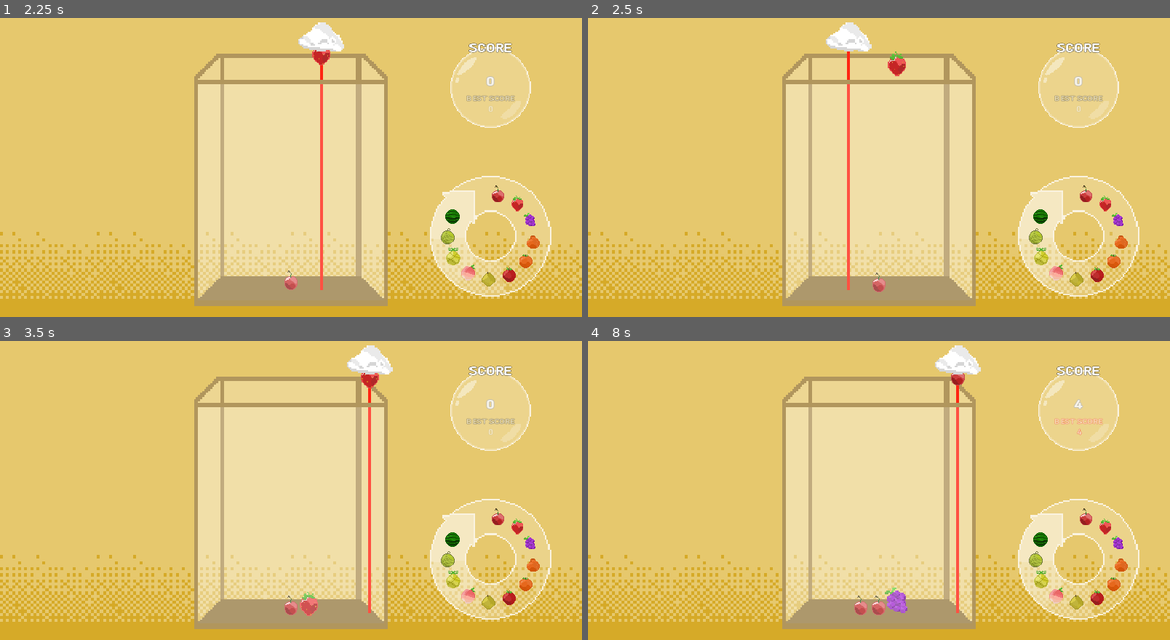
Above: before the commit, frames 1-4 (two rows, left to right).
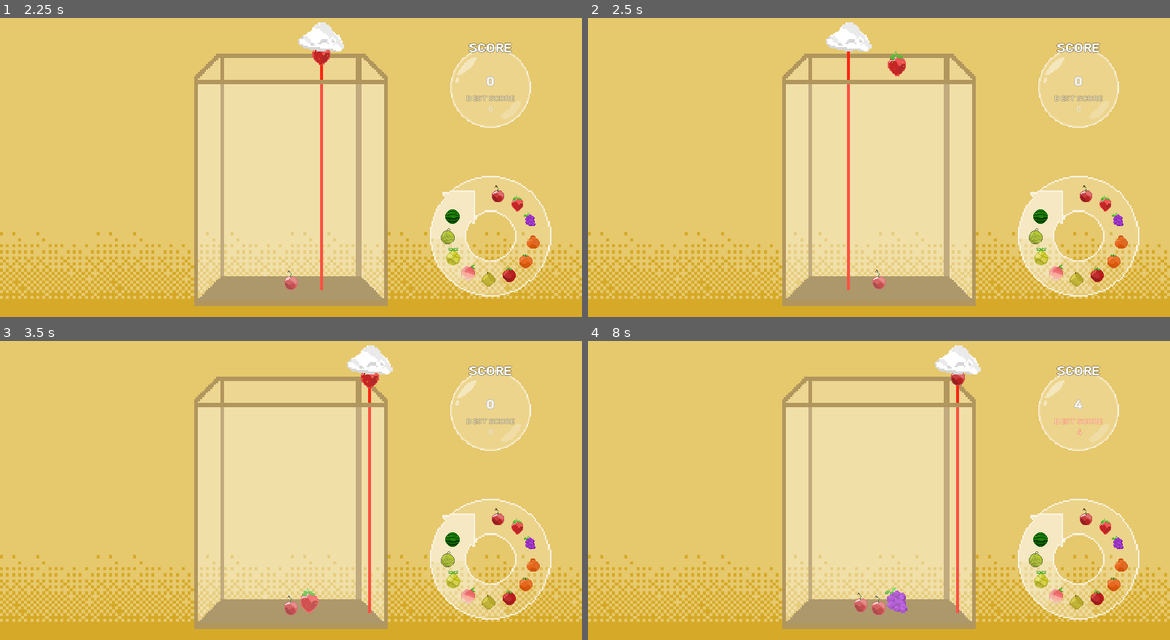
Above: after the commit, the same moments.

Repository: turtle85917/SuikaGame-Godot
Game: Godot game, scene res://Scenes/Main.tscn
The game is run twice, just before and just after one commit, with the same random seed, the same clock (stepped at 60 frames per second) and the same inputs. The project has no main scene, so this scene is started directly.
Inputs:
- Up to frame 1 (2.25 s): click "Start" at 0.5 s; tap Enter at 1.25 s; hold Right (right) 1.28-2.03 s; tap Space (jump) at 1.52, 2 s; hold Left (left) from 2.03 s (still down)
- Up to frame 2 (2.5 s): keep holding Left (left); tap Space (jump) at 2.27 s
- Up to frame 3 (3.5 s): release Left (left) at 2.78 s; hold Right (right) from 2.78 s (still down)
- Up to frame 4 (8 s): tap Space (jump) at 3.77, 4.52, 5.27, 6.5, 6.77, 7.52 s; tap Enter at 4.25 s; release Right (right) at 4.28 s; hold Left (left) 4.28-6.53 s; hold Right (right) from 6.53 s (still down)

Frame 1 is identical in both runs. In frame 2, less than 0.1% of the frame differs, in the area x 48-52%, y 84-92%; in frame 3, 0.1%, in the area x 51-55%, y 82-92%; in frame 4, less than 0.1%.

Commit message:
rename: organize files

Diff:
--- a/Materials/FruitPhysicsMaterial.tres
+++ /dev/null
@@ -1,4 +0,0 @@
-[gd_resource type="PhysicsMaterial" format=3 uid="uid://bf224yxh4cdvl"]
-
-[resource]
-bounce = 0.1
--- a/Prefabs/Background.tscn
+++ b/Prefabs/Background.tscn
@@ -1,7 +1,7 @@
 [gd_scene load_steps=3 format=3 uid="uid://co8mrsx7lklsh"]
 
-[ext_resource type="Texture2D" uid="uid://b082hjdtb6ycp" path="res://Sprites/rectangle.png" id="1_0cox1"]
-[ext_resource type="Texture2D" uid="uid://y40y55vs8hn3" path="res://Sprites/background.png" id="2_ombcg"]
+[ext_resource type="Texture2D" uid="uid://b082hjdtb6ycp" path="res://Sprites/UI/rectangle.png" id="1_0cox1"]
+[ext_resource type="Texture2D" uid="uid://y40y55vs8hn3" path="res://Sprites/Common/background.png" id="2_ombcg"]
 
 [node name="Background" type="Node2D"]
 z_index = -4096
--- a/Prefabs/Fruit.tscn
+++ b/Prefabs/Fruit.tscn
@@ -1,8 +1,10 @@
 [gd_scene load_steps=12 format=3 uid="uid://d2eqi7ox8155s"]
 
-[ext_resource type="PhysicsMaterial" uid="uid://bf224yxh4cdvl" path="res://Materials/FruitPhysicsMaterial.tres" id="1_1eegl"]
-[ext_resource type="Script" path="res://Scripts/Fruit.gd" id="1_f38tn"]
-[ext_resource type="Texture2D" uid="uid://d6pi2eeqswpl" path="res://Sprites/fruits.png" id="1_tv4cc"]
+[ext_resource type="Script" path="res://Scripts/Game/Fruit.gd" id="2_6vuy6"]
+[ext_resource type="Texture2D" uid="uid://d6pi2eeqswpl" path="res://Sprites/Game/fruits.png" id="2_bi38u"]
+
+[sub_resource type="PhysicsMaterial" id="PhysicsMaterial_vl8n4"]
+bounce = 0.15
 
 [sub_resource type="CircleShape2D" id="CircleShape2D_3je1s"]
 radius = 9.6
@@ -41,14 +43,14 @@
 alpha_curve = SubResource("CurveTexture_fm2xi")
 
 [node name="Fruit" type="RigidBody2D" groups=["Fruit"]]
-physics_material_override = ExtResource("1_1eegl")
+physics_material_override = SubResource("PhysicsMaterial_vl8n4")
 max_contacts_reported = 9999
 contact_monitor = true
-script = ExtResource("1_f38tn")
+script = ExtResource("2_6vuy6")
 
 [node name="Sprite" type="Sprite2D" parent="."]
 scale = Vector2(1.5, 1.5)
-texture = ExtResource("1_tv4cc")
+texture = ExtResource("2_bi38u")
 hframes = 11
 
 [node name="Collision" type="CollisionShape2D" parent="."]
--- a/Scenes/Game.tscn
+++ b/Scenes/Game.tscn
@@ -1,13 +1,13 @@
 [gd_scene load_steps=15 format=3 uid="uid://b16xovlfqqyik"]
 
-[ext_resource type="Script" path="res://Scripts/Game.gd" id="1_5beoy"]
-[ext_resource type="Texture2D" uid="uid://7tuwpnpttdrm" path="res://Sprites/case.png" id="1_yq2lv"]
-[ext_resource type="Texture2D" uid="uid://di8g6iv1psk23" path="res://Sprites/case_glass.png" id="2_jis63"]
-[ext_resource type="Texture2D" uid="uid://cihc0rfvs4hlv" path="res://Sprites/cloud.png" id="3_8phbk"]
-[ext_resource type="Script" path="res://Scripts/Player.gd" id="5_itl8i"]
-[ext_resource type="Texture2D" uid="uid://cuyxbh6inwf14" path="res://Sprites/fruit-levels.png" id="6_tr7en"]
-[ext_resource type="Texture2D" uid="uid://d6pi2eeqswpl" path="res://Sprites/fruits.png" id="7_pctym"]
-[ext_resource type="Texture2D" uid="uid://bhekpppl56xa7" path="res://Sprites/bubble.png" id="8_it0qk"]
+[ext_resource type="Script" path="res://Scripts/Game/Game.gd" id="1_5beoy"]
+[ext_resource type="Texture2D" uid="uid://7tuwpnpttdrm" path="res://Sprites/Case/case.png" id="1_yq2lv"]
+[ext_resource type="Texture2D" uid="uid://di8g6iv1psk23" path="res://Sprites/Case/case_glass.png" id="2_jis63"]
+[ext_resource type="Texture2D" uid="uid://cihc0rfvs4hlv" path="res://Sprites/Game/cloud.png" id="3_8phbk"]
+[ext_resource type="Script" path="res://Scripts/Game/Player.gd" id="5_itl8i"]
+[ext_resource type="Texture2D" uid="uid://cuyxbh6inwf14" path="res://Sprites/UI/fruit-levels.png" id="6_tr7en"]
+[ext_resource type="Texture2D" uid="uid://d6pi2eeqswpl" path="res://Sprites/Game/fruits.png" id="7_pctym"]
+[ext_resource type="Texture2D" uid="uid://bhekpppl56xa7" path="res://Sprites/UI/bubble.png" id="8_it0qk"]
 [ext_resource type="FontFile" uid="uid://bpydjvme15h2g" path="res://Fonts/Cafe24Ssurround-v2.0.ttf" id="9_57rmj"]
 [ext_resource type="PackedScene" uid="uid://co8mrsx7lklsh" path="res://Prefabs/Background.tscn" id="9_iikne"]
 
--- a/Scenes/GameOver.tscn
+++ b/Scenes/GameOver.tscn
@@ -1,9 +1,9 @@
 [gd_scene load_steps=8 format=3 uid="uid://cp4t4iqniowif"]
 
-[ext_resource type="Script" path="res://Scripts/GameOverControl.gd" id="1_67tid"]
-[ext_resource type="Texture2D" uid="uid://bhekpppl56xa7" path="res://Sprites/bubble.png" id="1_mcqm7"]
+[ext_resource type="Script" path="res://Scripts/GameOver/GameOver.gd" id="1_32l3p"]
+[ext_resource type="Texture2D" uid="uid://bhekpppl56xa7" path="res://Sprites/UI/bubble.png" id="1_mcqm7"]
 [ext_resource type="FontFile" uid="uid://bpydjvme15h2g" path="res://Fonts/Cafe24Ssurround-v2.0.ttf" id="2_rbdbf"]
-[ext_resource type="Texture2D" uid="uid://bhc712bmn53bj" path="res://Sprites/button.png" id="3_er1v1"]
+[ext_resource type="Texture2D" uid="uid://bhc712bmn53bj" path="res://Sprites/UI/button.png" id="3_er1v1"]
 
 [sub_resource type="Animation" id="Animation_cnwrt"]
 resource_name = "Fade In"
@@ -50,7 +50,7 @@
 anchor_bottom = 1.0
 grow_horizontal = 2
 grow_vertical = 2
-script = ExtResource("1_67tid")
+script = ExtResource("1_32l3p")
 
 [node name="Fader" type="ColorRect" parent="Control"]
 layout_mode = 1
--- a/Scenes/Main.tscn
+++ b/Scenes/Main.tscn
@@ -1,9 +1,9 @@
 [gd_scene load_steps=5 format=3 uid="uid://de2fdfrqr7aul"]
 
 [ext_resource type="PackedScene" uid="uid://co8mrsx7lklsh" path="res://Prefabs/Background.tscn" id="1_fw03f"]
-[ext_resource type="Script" path="res://Scripts/Main.gd" id="1_g1dg0"]
+[ext_resource type="Script" path="res://Scripts/Main/Main.gd" id="1_g1dg0"]
 [ext_resource type="FontFile" uid="uid://bpydjvme15h2g" path="res://Fonts/Cafe24Ssurround-v2.0.ttf" id="2_tuq0s"]
-[ext_resource type="Texture2D" uid="uid://bhc712bmn53bj" path="res://Sprites/button.png" id="3_chfak"]
+[ext_resource type="Texture2D" uid="uid://bhc712bmn53bj" path="res://Sprites/UI/button.png" id="3_chfak"]
 
 [node name="Main" type="Node2D"]
 script = ExtResource("1_g1dg0")
Renamed: Scripts/SaveManager.gd -> Scripts/Common/SaveManager.gd
Renamed: Scripts/Fruit.gd -> Scripts/Game/Fruit.gd
Renamed: Scripts/FruitManager.gd -> Scripts/Game/FruitManager.gd
Renamed: Scripts/Game.gd -> Scripts/Game/Game.gd
Renamed: Scripts/Player.gd -> Scripts/Game/Player.gd
Renamed: Scripts/GameOverControl.gd -> Scripts/GameOver/GameOver.gd
Renamed: Scripts/Main.gd -> Scripts/Main/Main.gd
Renamed: Sprites/case.png -> Sprites/Case/case.png
Not shown, changed: Sprites/Case/case.png.import
Renamed: Sprites/case_glass.png -> Sprites/Case/case_glass.png
Not shown, changed: Sprites/Case/case_glass.png.import
Renamed: Sprites/background.png -> Sprites/Common/background.png
(and 13 more such lines)
